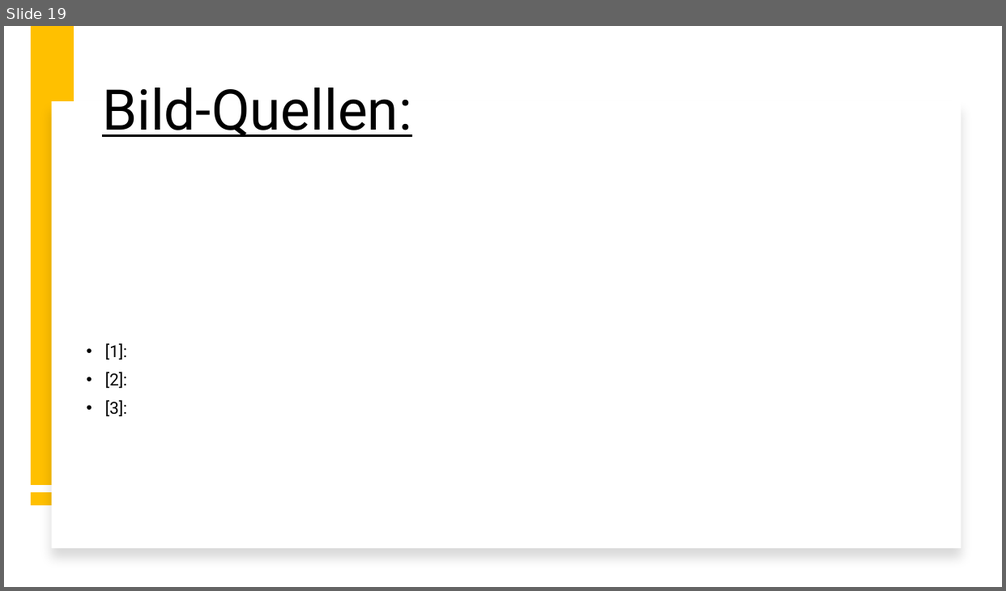
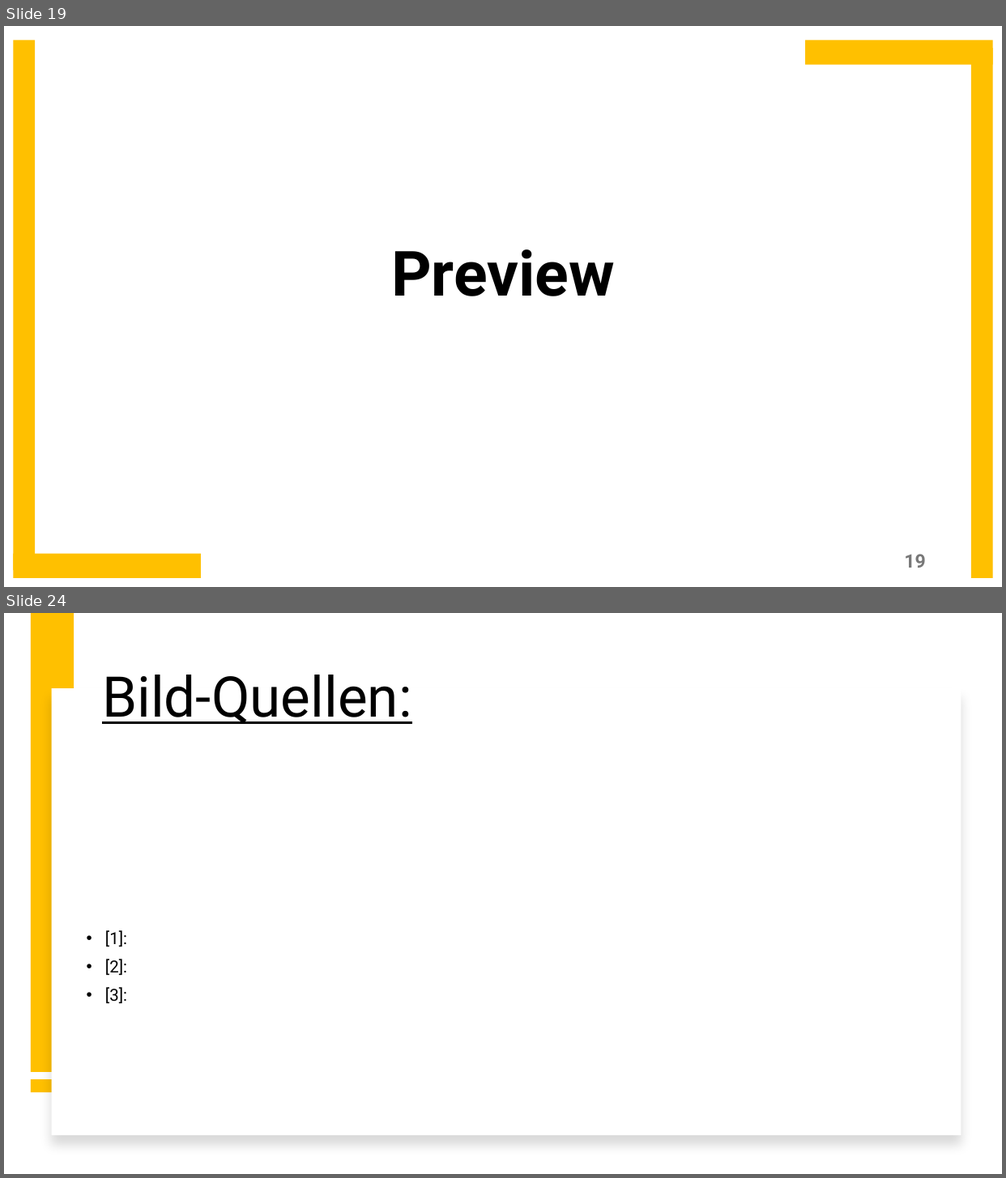
Before and after one commit to lgndluke/RaytRazor, a slide deck: 2. Präsentation/2.1 Präsentationsunterlagen/04_Team_RayForge_Release_Technische-Präsentation.pptx. Shown one above the other, each under a label of ours: slide 19 before the commit, slides 19 and 24 after it; the slides between them are not shown. The pictures are 1006x591 and 1006x1178 pixels, drawn with LibreOffice and Linux fonts; fonts in the diff are those of the drawing. Boxes give left, top, right and bottom in pixels: in the first picture for what was removed or moved away, otherwise in the second. Text is boxed around its words. In the diff, an @@ line names an element or a change of style, - is before the commit and + after.

```diff
--- a/2. Präsentation/2.1 Präsentationsunterlagen/04_Team_RayForge_Release_Technische-Präsentation.pptx
+++ b/2. Präsentation/2.1 Präsentationsunterlagen/04_Team_RayForge_Release_Technische-Präsentation.pptx
@@ slide 19 added at <box>4,26,1002,587</box>, background #FFFFFF @@
@@ rectangle added at <box>13,41,35,571</box>, fill #FFC000 @@
@@ rectangle added at <box>805,41,993,65</box>, fill #FFC000 @@
@@ rectangle added at <box>971,48,993,578</box>, fill #FFC000 @@
@@ title added at <box>391,250,615,297</box>, 60 pt, text #000000, bold @@
+Preview
@@ rectangle added at <box>13,554,201,578</box>, fill #FFC000 @@
@@ page number added at <box>904,554,925,568</box>, 18 pt, text #797979, bold @@
+19
@@ what was slide 19 is now slide 24 @@
```
Also in this commit, not shown: 4 other slides added.
